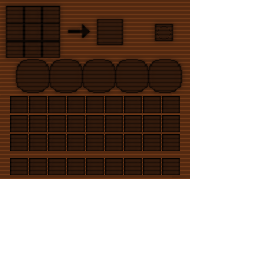
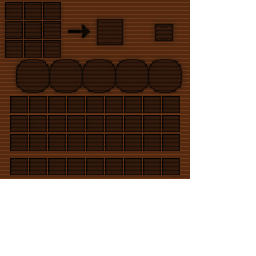
Comparing the layer stacks of the two 256×256 images. Changes:
renamed "infusionTable.png" to "Background", painted on it over [1, 1, 162, 175]
